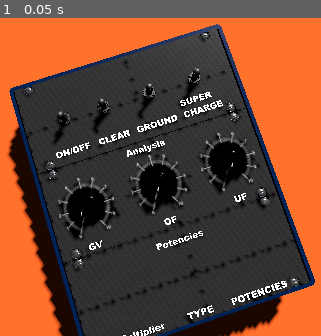
Above: before the commit, frame 1.
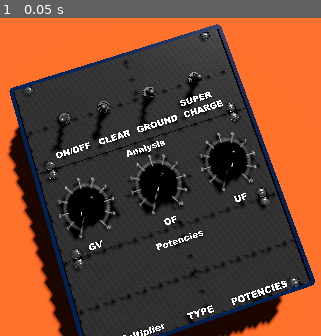
Above: after the commit, the same moment.

Repository: isuretpolos/AOPi3
Game: Godot game, scene res://SCENES/MAIN3D.tscn
Same seed, same stepped clock (60 frames per second), same inputs: the game is played once before the commit and once after it.
Inputs:
- Up to frame 1 (0.05 s): no input

The runs differ from the first frame. In frame 1, 0.5% of the frame differs, in the area x 16-63%, y 15-42%.

Commit message:
Switch sound from original MK12

Diff:
--- a/SCENES/MAIN3D.tscn
+++ b/SCENES/MAIN3D.tscn
@@ -34,17 +34,37 @@
 
 [node name="ButtonsControlPanel" type="Node" parent="PROTOTYPE_DEVICE" unique_id=1337624233]
 
-[node name="SWITCH_METAL" parent="PROTOTYPE_DEVICE/ButtonsControlPanel" unique_id=1517990184 instance=ExtResource("2_yrw6j")]
+[node name="POWER_SWITCH" parent="PROTOTYPE_DEVICE/ButtonsControlPanel" unique_id=1517990184 instance=ExtResource("2_yrw6j")]
 transform = Transform3D(1, 0, 0, 0, 1, 0, 0, 0, 1, -2.8342288, 0, -4.8529487)
+event_name = "ON/OFF"
+rotation_off = 15.5
+rotation_on = -15.5
+switch_on = false
+command_name = "POWER"
 
-[node name="SWITCH_METAL2" parent="PROTOTYPE_DEVICE/ButtonsControlPanel" unique_id=1220601238 instance=ExtResource("2_yrw6j")]
+[node name="CLEAR_SWITCH" parent="PROTOTYPE_DEVICE/ButtonsControlPanel" unique_id=1220601238 instance=ExtResource("2_yrw6j")]
 transform = Transform3D(1, 0, 0, 0, 1, 0, 0, 0, 1, -0.6164477, 0, -4.8529487)
+event_name = "ON/OFF"
+rotation_off = 15.5
+rotation_on = -15.5
+switch_on = false
+command_name = "CLEAR"
 
-[node name="SWITCH_METAL3" parent="PROTOTYPE_DEVICE/ButtonsControlPanel" unique_id=1862295674 instance=ExtResource("2_yrw6j")]
+[node name="GROUND_SWITCH" parent="PROTOTYPE_DEVICE/ButtonsControlPanel" unique_id=1862295674 instance=ExtResource("2_yrw6j")]
 transform = Transform3D(1, 0, 0, 0, 1, 0, 0, 0, 1, 1.9778402, 0, -4.8529487)
+event_name = "ON/OFF"
+rotation_off = 15.5
+rotation_on = -15.5
+switch_on = false
+command_name = "GROUND"
 
-[node name="SWITCH_METAL4" parent="PROTOTYPE_DEVICE/ButtonsControlPanel" unique_id=66955424 instance=ExtResource("2_yrw6j")]
+[node name="SUPER_CHARGE_SWITCH" parent="PROTOTYPE_DEVICE/ButtonsControlPanel" unique_id=66955424 instance=ExtResource("2_yrw6j")]
 transform = Transform3D(1, 0, 0, 0, 1, 0, 0, 0, 1, 4.5865774, 0, -4.8529487)
+event_name = "ON/OFF"
+rotation_off = 15.5
+rotation_on = -15.5
+switch_on = false
+command_name = "SUPER_CHARGE"
 
 [node name="Prototype" parent="PROTOTYPE_DEVICE" unique_id=843102638 instance=ExtResource("1_1fqqq")]
 transform = Transform3D(1, 0, 0, 0, 1, 0, 0, 0, 1, -3.2, 0, 0.1)
--- a/SCENES/switch_metal.tscn
+++ b/SCENES/switch_metal.tscn
@@ -5,6 +5,8 @@
 [ext_resource type="PackedScene" uid="uid://cfxkitpt1kucg" path="res://BLENDER/switchMetalHandle.glb" id="2_gdc4q"]
 
 [sub_resource type="CylinderShape3D" id="CylinderShape3D_xrivr"]
+
+[sub_resource type="AudioStream" id="AudioStream_gdc4q"]
 
 [node name="SWITCH_METAL" type="Node3D" unique_id=1517990184]
 script = ExtResource("1_gdc4q")
@@ -21,5 +23,8 @@
 transform = Transform3D(0.705, 0, 0, 0, 0.7, 0, 0, 0, 0.705, 0, 0.8407705, 0)
 shape = SubResource("CylinderShape3D_xrivr")
 
+[node name="AudioStreamPlayer3D" type="AudioStreamPlayer3D" parent="." unique_id=1136571727]
+stream = SubResource("AudioStream_gdc4q")
+
 [connection signal="mouse_entered" from="StaticBody3D" to="." method="_on_static_body_3d_mouse_entered"]
 [connection signal="mouse_exited" from="StaticBody3D" to="." method="_on_static_body_3d_mouse_exited"]
--- a/SCRIPTS/switch_metal.gd
+++ b/SCRIPTS/switch_metal.gd
@@ -1,15 +1,23 @@
 extends Node3D
 
 @export var event_name := "ON/OFF"
-@export var rotation_off := -15.5
-@export var rotation_on := 15.5
+@export var rotation_off := 15.5
+@export var rotation_on := -15.5
 @export var switch_on := false
+@export var command_name := "TO_BE_DEFINED"
 
 var mouse_entered := false
+var switchSound = preload("res://AUDIO/switchMk12.mp3")
+
+func _ready() -> void:
+	$switchMetalHandle.rotation.x = deg_to_rad(rotation_off)
 
 func _unhandled_input(event: InputEvent) -> void:
 	if event is InputEventMouseButton && mouse_entered:
 		if Input.is_mouse_button_pressed(MOUSE_BUTTON_LEFT):
+			if !$AudioStreamPlayer3D.is_playing():
+				$AudioStreamPlayer3D.stream = switchSound
+				$AudioStreamPlayer3D.play()
 			if switch_on:
 				switch(false)
 			else:
Not shown, added: AUDIO/switchMk12.mp3.import
Binary file changed: BLENDER/switchMetalHandle.glb
Not shown, changed: .gitignore
Not shown, added: AUDIO/switchMk12.mp3
Not shown, changed: BLENDER/prototype.blend
Not shown, changed: BLENDER/prototype.blend1
